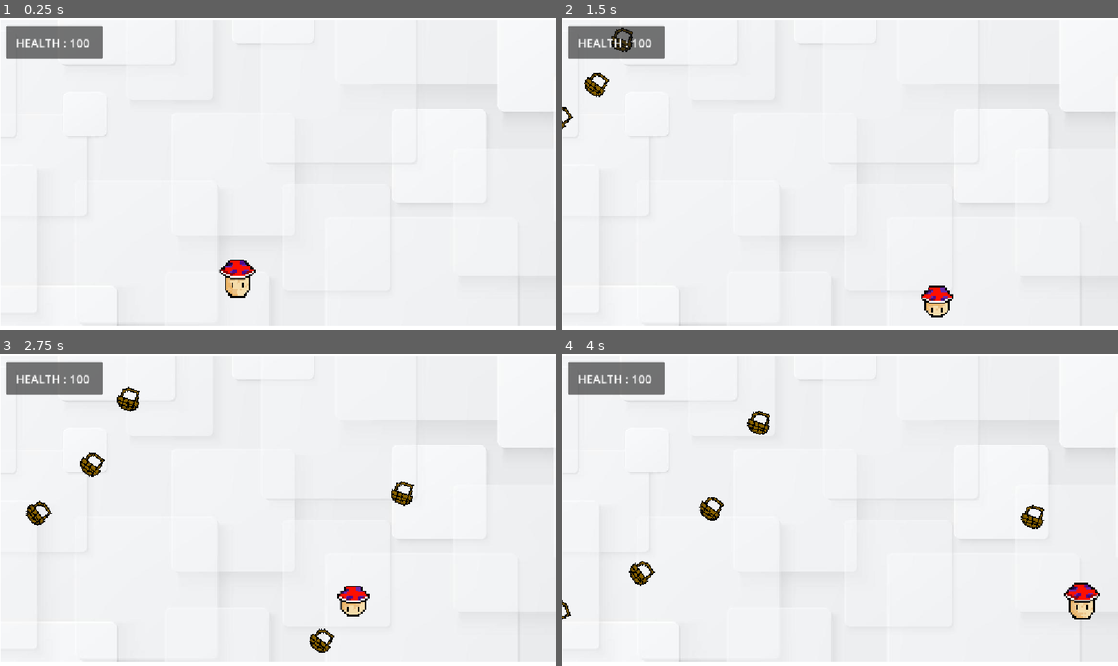
Above: before the commit, frames 1-4 (two rows, left to right).
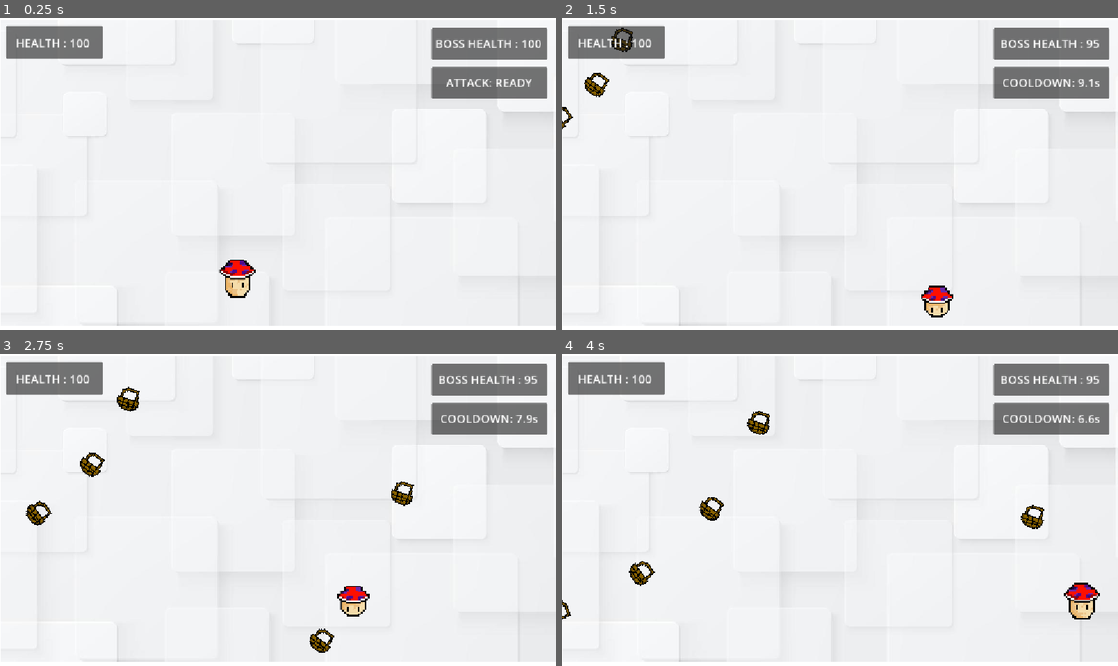
Above: after the commit, the same moments.

Repository: KuaJunWen/Boink-
Game: Godot game, scene res://game.tscn
Two runs of this game, one before a commit and one after it. Both use one fixed random seed, a clock stepped at 60 frames per second and the inputs below.
Inputs:
- Up to frame 1 (0.25 s): no input
- Up to frame 2 (1.5 s): tap Enter (ui_accept) at 0.5, 0.77 s; hold D (right) from 0.53 s (still down); tap F at 0.6, 1.35 s
- Up to frame 3 (2.75 s): tap Enter (ui_accept) at 1.52 s; release D (right) at 2.03 s; hold A (left) from 2.03 s (still down); tap F at 2.1 s
- Up to frame 4 (4 s): release A (left) at 2.78 s; hold D (right) from 2.78 s (still down); tap F at 2.85, 3.6 s; tap Enter (ui_accept) at 3.02, 3.77 s

The runs differ from the first frame. In frame 1, 4.1% of the frame differs, in the area x 77-99%, y 3-26%; in frame 2, 4.1%; in frame 3, 4.1%; in frame 4, 4.1%.

Commit message:
COOLDOWN AND BOSS

Diff:
--- a/game.tscn
+++ b/game.tscn
@@ -108,5 +108,60 @@
 theme_override_font_sizes/font_size = 24
 text = "HEALTH : 100"
 
+[node name="Panel2" type="Panel" parent="UI" unique_id=1536977873]
+anchors_preset = -1
+anchor_left = 0.147
+anchor_top = 0.062000003
+anchor_right = 0.147
+anchor_bottom = 0.062000003
+offset_left = 724.656
+offset_top = -19.176003
+offset_right = 964.656
+offset_bottom = 46.823997
+
+[node name="boss" type="Label" parent="UI/Panel2" unique_id=939397692]
+layout_mode = 1
+anchors_preset = -1
+anchor_left = 0.089
+anchor_top = 0.32900003
+anchor_right = 0.089
+anchor_bottom = 0.32900003
+offset_left = -12.936001
+offset_top = -21.030003
+offset_right = 206.064
+offset_bottom = 40.969997
+theme_override_font_sizes/font_size = 24
+text = "BOSS HEALTH : 100"
+horizontal_alignment = 1
+vertical_alignment = 1
+
+[node name="Panel3" type="Panel" parent="UI" unique_id=328549619]
+anchors_preset = -1
+anchor_left = 0.147
+anchor_top = 0.062000003
+anchor_right = 0.147
+anchor_bottom = 0.062000003
+offset_left = 724.656
+offset_top = 61.823997
+offset_right = 964.656
+offset_bottom = 127.824
+metadata/_edit_use_anchors_ = true
+
+[node name="cooldown" type="Label" parent="UI/Panel3" unique_id=173135771]
+layout_mode = 1
+anchors_preset = -1
+anchor_left = 0.089
+anchor_top = 0.32900003
+anchor_right = 0.089
+anchor_bottom = 0.32900003
+offset_left = -11.360012
+offset_top = -20.714003
+offset_right = 207.63998
+offset_bottom = 41.285995
+theme_override_font_sizes/font_size = 24
+text = "COOLDOWN : 10"
+horizontal_alignment = 1
+vertical_alignment = 1
+
 [node name="gameManager" type="Node" parent="." unique_id=335993651]
 script = ExtResource("5_7jktm")
--- a/game_manager.gd
+++ b/game_manager.gd
@@ -1,6 +1,7 @@
 extends Node
 
 @onready var health = $"../UI/Panel/health"
+@onready var bossHealth = $"../UI/Panel2/boss"
 
 var points = 0
 
@@ -8,3 +9,8 @@
 	points += 1
 	print(points)
 	health.text = "Points : " + str(points)
+
+func add_point2():
+	points += 1
+	print(points)
+	bossHealth.text = "Points : " + str(points)
--- a/player.gd
+++ b/player.gd
@@ -5,25 +5,44 @@
 const JUMP_VELOCITY = -450.0
 
 const MAX_HEALTH = 100
+const MAX_BOSSHEALTH = 100
 const KNOCKBACK_SPEED = 500.0
 const SLOW_DURATION = 1.0
 const SLOW_MULTIPLIER = 0.5
+const ATTACK_COOLDOWN = 10.0
 
 var health = MAX_HEALTH
+var bossHealth = MAX_BOSSHEALTH
 var gravity = ProjectSettings.get_setting("physics/2d/default_gravity")
 var can_double_jump = false
 var is_slowed = false
+var can_attack = true
 
 @onready var health_label = get_node_or_null("../UI/Panel/health")
+@onready var bossHealth_label = get_node_or_null("../UI/Panel2/boss")
+@onready var cooldown_label = get_node_or_null("../UI/Panel3/cooldown") # Update path if inside a Panel
 @onready var slow_timer = Timer.new()
+@onready var attack_timer = Timer.new()
 
 
 func _ready() -> void:
-	# This timer ends the one-second slow effect.
 	slow_timer.one_shot = true
 	slow_timer.timeout.connect(_on_slow_timer_timeout)
 	add_child(slow_timer)
+
+	attack_timer.one_shot = true
+	attack_timer.timeout.connect(_on_attack_timer_timeout)
+	add_child(attack_timer)
+
 	_update_health_label()
+	_update_bosshealth_label()
+	_update_cooldown_label()
+
+
+func _process(_delta: float) -> void:
+	# Continuously update the cooldown label while the timer is running
+	if not can_attack:
+		_update_cooldown_label()
 
 
 func _physics_process(delta: float) -> void:
@@ -52,18 +71,34 @@
 	move_and_slide()
 
 
+func _input(event: InputEvent) -> void:
+	if event is InputEventKey and event.pressed and not event.echo:
+		if event.keycode == KEY_F and can_attack:
+			damage_boss(5)
+			can_attack = false
+			attack_timer.start(ATTACK_COOLDOWN)
+
+
+func _on_attack_timer_timeout() -> void:
+	can_attack = true
+	_update_cooldown_label()
+
+
+func damage_boss(amount: int) -> void:
+	bossHealth = max(bossHealth - amount, 0)
+	_update_bosshealth_label()
+
+
 func take_hit(damage: int, hit_from: Vector2) -> void:
 	health = max(health - damage, 0)
 	_update_health_label()
 
-	# Push the player away from the thing that hit them.
 	var direction = (global_position - hit_from).normalized()
 	if direction == Vector2.ZERO:
 		direction = Vector2.UP
 
 	velocity = direction * KNOCKBACK_SPEED
 
-	# Halve movement speed for one second.
 	is_slowed = true
 	slow_timer.start(SLOW_DURATION)
 
@@ -75,3 +110,15 @@
 func _update_health_label() -> void:
 	if health_label:
 		health_label.text = "HEALTH : " + str(health)
+
+func _update_bosshealth_label() -> void:
+	if bossHealth_label:
+		bossHealth_label.text = "BOSS HEALTH : " + str(bossHealth)
+
+func _update_cooldown_label() -> void:
+	if cooldown_label:
+		if can_attack:
+			cooldown_label.text = "ATTACK: READY"
+		else:
+			# "%.1f" formats the remaining time to 1 decimal place (e.g., 9.4s)
+			cooldown_label.text = "COOLDOWN: %.1fs" % attack_timer.time_left
--- a/project.godot
+++ b/project.godot
@@ -12,7 +12,7 @@
 
 config/name="Boink!"
 run/main_scene="uid://itbkb1f6l7er"
-config/features=PackedStringArray("4.6", "GL Compatibility")
+config/features=PackedStringArray("4.7", "GL Compatibility")
 config/icon="res://icon.svg"
 
 [display]
